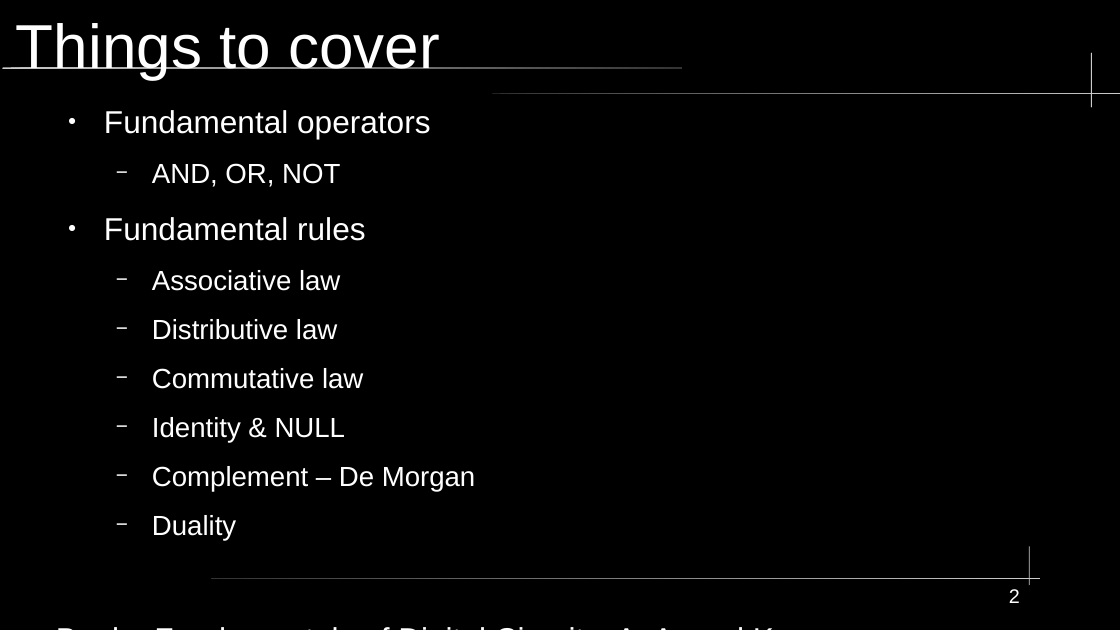
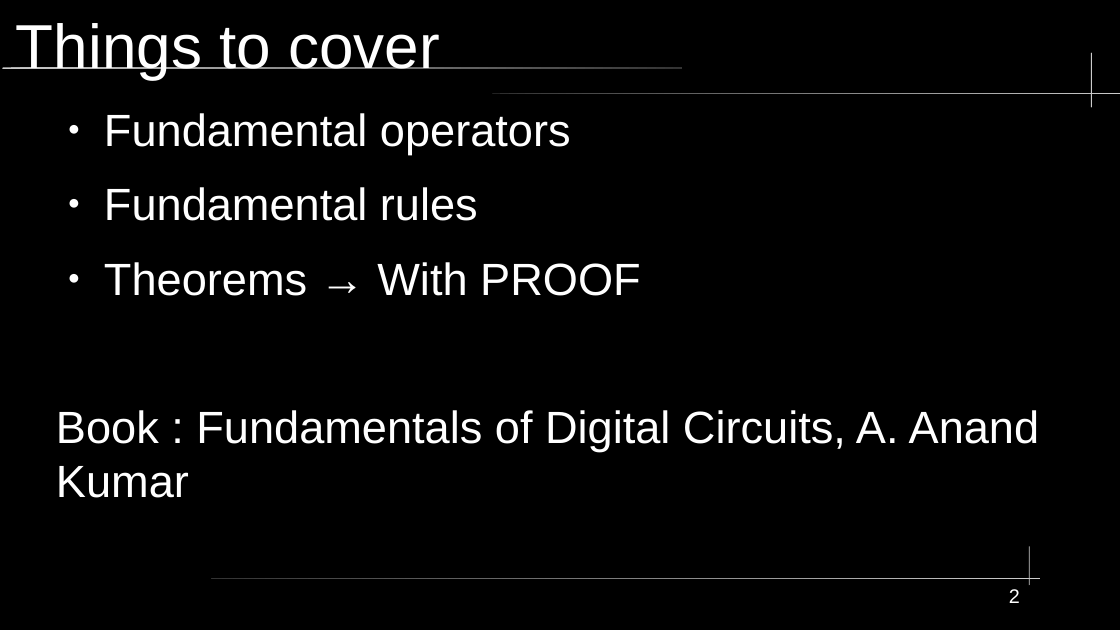
Before and after one commit to arnabsinha/Switching-Circuits-and-Logic-Design, a slide deck: slide 2 of Lecture_06.odp. Drawn at 1120x630 pixels with LibreOffice and Linux fonts; fonts in the diff are those of the drawing. Boxes give left, top, right and bottom in pixels: in the first picture for what was removed or moved away, otherwise in the second. Text is boxed around its words. In the diff, an @@ line names an element or a change of style, - is before the commit and + after.

```diff
--- a/Lecture_06.odp
+++ b/Lecture_06.odp
@@ text at (56,113,1040,498): size 22.4 to 32 pt in "Fundamental operators", "Fundamental rules", "Book : Fundamentals of Digital Circuits, A. ..." @@
@@ text at (152,163,340,187): paragraph removed @@
-  − AND, OR, NOT
@@ text at (104,262,641,296): text changed; size 19.6 to 32 pt @@
-  − Associative law
-  − Distributive law
-  − Commutative law
-  − Identity & NULL
-  − Complement – De Morgan
-  − Duality
+● Theorems → With PROOF
```
Also in this commit, not shown: 1 other slide changed, 9 slides added, 6 other files.
